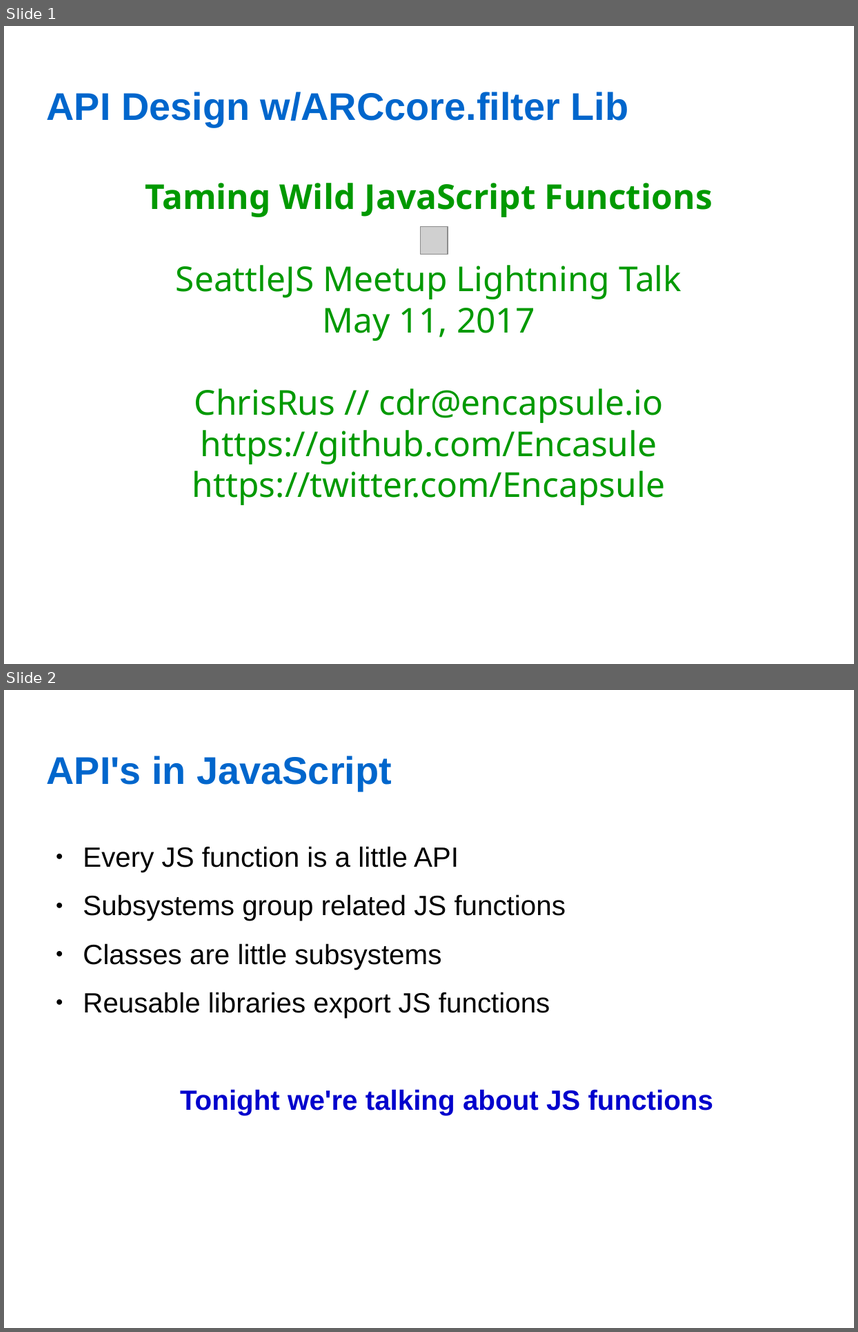
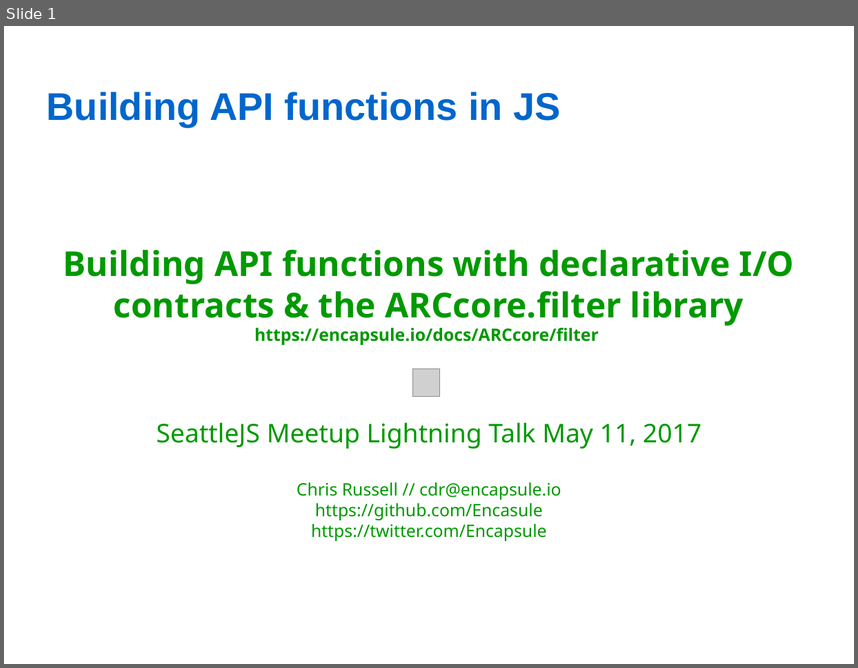
Before and after one commit to Encapsule-Annex/seattlejs-meetup-2017-may-filter-lib, a slide deck: SeattleJS-2017.05.11-ARCcore.filter.odp. Shown one above the other, each under a label of ours: slides 1 and 2 before the commit, slide 1 after it. The pictures are 858x1332 and 858x668 pixels, drawn with LibreOffice and Linux fonts; fonts in the diff are those of the drawing; grey boxes stand for pictures; background and template pictures are left out. Boxes give left, top, right and bottom in pixels: in the first picture for what was removed or moved away, otherwise in the second. Text is boxed around its words. In the diff, an @@ line names an element or a change of style, - is before the commit and + after.

Commit message:
Presentation for 2017.05.11 SeattleJS

```diff
--- a/SeattleJS-2017.05.11-ARCcore.filter.odp
+++ b/SeattleJS-2017.05.11-ARCcore.filter.odp
@@ slide 2 removed at box(4, 690, 854, 1328), background picture (left out) @@
@@ title removed at box(47, 756, 392, 791) @@
-API's in JavaScript
@@ text removed at box(83, 846, 714, 1115) @@
-● Every JS function is a little API
-● Subsystems group related JS functions
-● Classes are little subsystems
-● Reusable libraries export JS functions
-Tonight we're talking about JS functions
@@ slide 1 changed as well @@
@@ title at box(47, 92, 560, 127): text changed @@
-API Design w/ARCcore.filter Lib
+Building API functions in JS
@@ subtitle at box(63, 250, 794, 541): text changed; size 32 to 16 pt @@
-Taming Wild JavaScript Functions
-SeattleJS Meetup Lightning Talk
-May 11, 2017
-ChrisRus // cdr@encapsule.io
-https://github.com/Encasule
-https://twitter.com/Encapsule
+Building API functions with declarative I/O contracts & the ARCcore.filter library
+https://encapsule.io/docs/ARCcore/filter
+SeattleJS Meetup Lightning Talk May 11, 2017
+Chris Russell // cdr@encapsule.io
+https://github.com/Encasule
+https://twitter.com/Encapsule
@@ picture: place and size @@
-picture at box(421, 227, 448, 254)
+picture at box(413, 368, 441, 397)
```
Also in this commit, not shown: 4 other slides changed, 5 slides added, 2 other slides removed.
